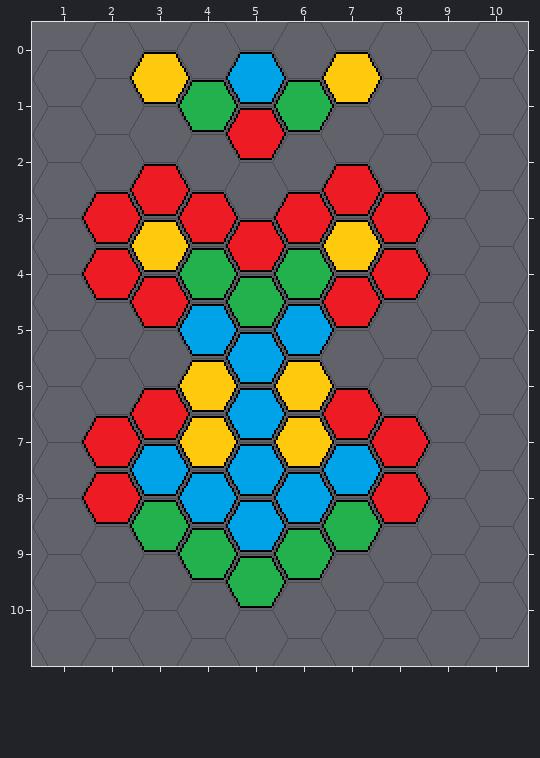
Tiled map -- Hexout/Hexout/assets/levels/testi.tmx. The picture above is the old version.
Cells are 32x28 px. Hexagonal. Every second column is shifted by half a cell. Shown: x 1..10, y 0..10. The old version is drawn lined up with the new one.
After:
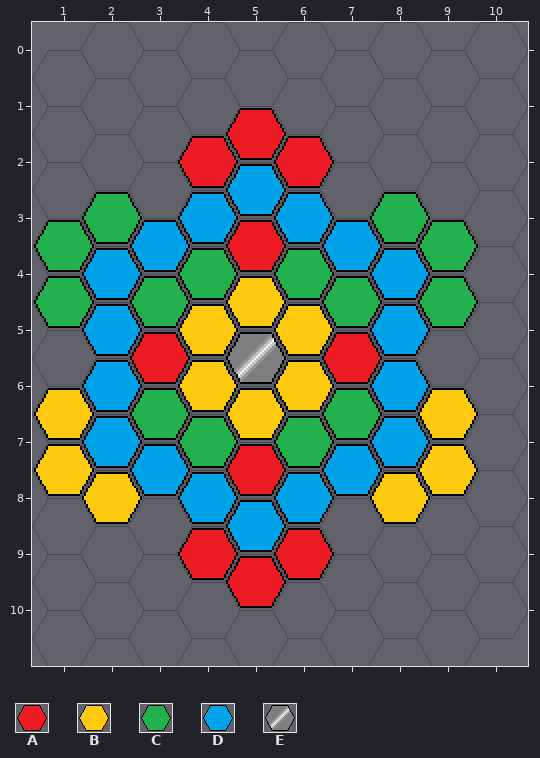
Key: from "Tiles": A 0, B 1, C 2, D 3, E 4.
Objects are placed by their top-left corner, in cells (3,4 is the top-left corner of cell 3,4); size is 1x1 cell unless given.
Diff:
map size 10x10 -> 11x11 cells
Layer "GameObjects":
changed: C "HexTile" at 4,9 size 1.3x1 -> A "HexTile" at 4,2 size 1.3x1
changed: C "HexTile" at 6,9 size 1.3x1 -> A "HexTile" at 6,2 size 1.3x1
changed: C "HexTile" at 3,8.5 size 1.3x1 -> D "HexTile" at 6,3 size 1.3x1
changed: B "HexTile" at 3,0.5 size 1.3x1 -> C "HexTile" at 9,3.5 size 1.3x1
changed: A "HexTile" at 8,8 size 1.3x1 -> D "HexTile" at 8,4 size 1.3x1
changed: A "HexTile" at 7,4.5 size 1.3x1 -> C "HexTile" at 3,4.5 size 1.3x1
changed: D "HexTile" at 6,5 size 1.3x1 -> B "HexTile" at 5,4.5 size 1.3x1
changed: D "HexTile" at 5,5.5 size 1.3x1 -> B "HexTile" at 6,5 size 1.3x1
changed: A "HexTile" at 8,7 size 1.3x1 -> D "HexTile" at 8,5 size 1.3x1
changed: A "HexTile" at 7,2.5 size 1.3x1 -> A "HexTile" at 3,5.5 size 1.3x1
changed: B "HexTile" at 6,7 size 1.3x1 -> D "HexTile" at 2,6 size 1.3x1
changed: A "HexTile" at 2,8 size 1.3x1 -> D "HexTile" at 8,6 size 1.3x1
changed: A "HexTile" at 8,3 size 1.3x1 -> C "HexTile" at 3,6.5 size 1.3x1
changed: C "HexTile" at 5,4.5 size 1.3x1 -> B "HexTile" at 5,6.5 size 1.3x1
changed: A "HexTile" at 8,4 size 1.3x1 -> C "HexTile" at 4,7 size 1.3x1
changed: B "HexTile" at 4,7 size 1.3x1 -> D "HexTile" at 2,7 size 1.3x1
changed: A "HexTile" at 6,3 size 1.3x1 -> A "HexTile" at 5,7.5 size 1.3x1
changed: C "HexTile" at 6,1 size 1.3x1 -> B "HexTile" at 2,8 size 1.3x1
added: D "HexTile" at 5,2.5 size 1.3x1
added: D "HexTile" at 4,3 size 1.3x1
added: C "HexTile" at 8,3 size 1.3x1
added: C "HexTile" at 2,3 size 1.3x1
added: D "HexTile" at 3,3.5 size 1.3x1
added: D "HexTile" at 7,3.5 size 1.3x1
added: C "HexTile" at 1,3.5 size 1.3x1
added: D "HexTile" at 2,4 size 1.3x1
added: C "HexTile" at 7,4.5 size 1.3x1
added: C "HexTile" at 9,4.5 size 1.3x1
added: C "HexTile" at 1,4.5 size 1.3x1
added: B "HexTile" at 4,5 size 1.3x1
added: D "HexTile" at 2,5 size 1.3x1
added: A "HexTile" at 7,5.5 size 1.3x1
added: E "origin" at 5,5.5 size 1.3x1
added: C "HexTile" at 7,6.5 size 1.3x1
added: B "HexTile" at 9,6.5 size 1.3x1
added: B "HexTile" at 1,6.5 size 1.3x1
added: C "HexTile" at 6,7 size 1.3x1
added: D "HexTile" at 8,7 size 1.3x1
added: B "HexTile" at 9,7.5 size 1.3x1
added: B "HexTile" at 1,7.5 size 1.3x1
added: B "HexTile" at 8,8 size 1.3x1
added: A "HexTile" at 4,9 size 1.3x1
added: A "HexTile" at 6,9 size 1.3x1
added: A "HexTile" at 5,9.5 size 1.3x1
removed: D "HexTile" at 5,0.5 size 1.3x1
removed: B "HexTile" at 7,0.5 size 1.3x1
removed: C "HexTile" at 4,1 size 1.3x1
removed: A "HexTile" at 3,2.5 size 1.3x1
removed: A "HexTile" at 2,3 size 1.3x1
removed: A "HexTile" at 4,3 size 1.3x1
removed: B "HexTile" at 3,3.5 size 1.3x1
removed: B "HexTile" at 7,3.5 size 1.3x1
removed: A "HexTile" at 2,4 size 1.3x1
removed: A "HexTile" at 3,4.5 size 1.3x1
removed: D "HexTile" at 4,5 size 1.3x1
removed: D "HexTile" at 5,6.5 size 1.3x1
removed: A "HexTile" at 3,6.5 size 1.3x1
removed: A "HexTile" at 7,6.5 size 1.3x1
removed: A "HexTile" at 2,7 size 1.3x1
removed: D "HexTile" at 5,7.5 size 1.3x1
removed: C "HexTile" at 7,8.5 size 1.3x1
removed: C "HexTile" at 5,9.5 size 1.3x1
